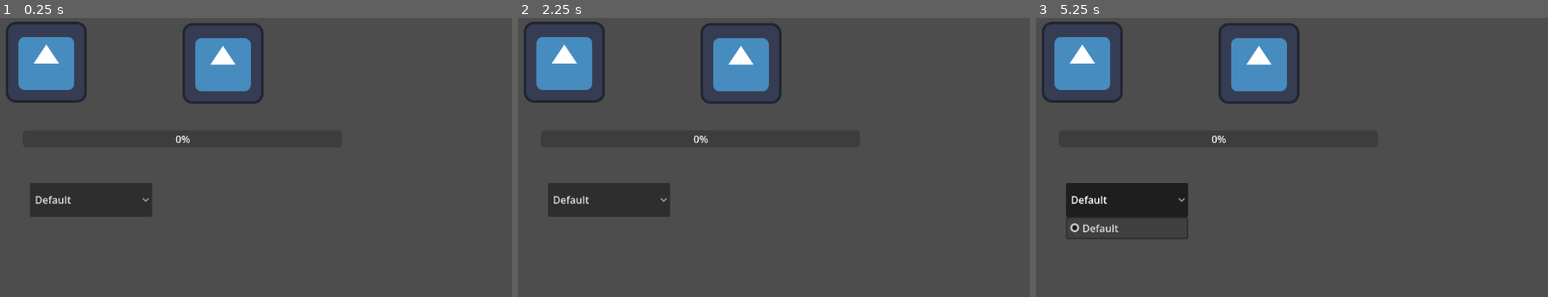
Above: before the commit, frames 1-3 (left to right).
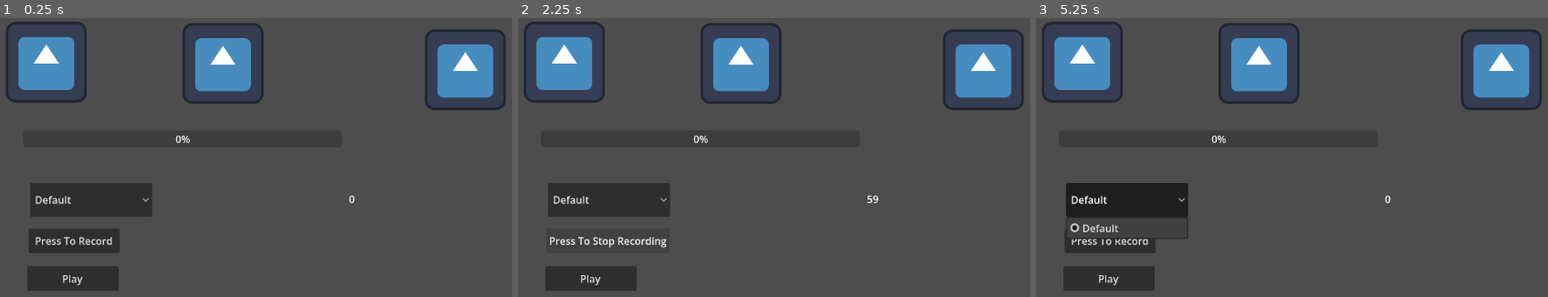
Above: after the commit, the same moments.

Repository: russjohnson09/platform-again
Game: Godot game, scene res://node_2d.tscn
The game is run twice, just before and just after one commit, with the same random seed, the same clock (stepped at 60 frames per second) and the same inputs. The engine's default icon, where the game draws it, is replaced by a stand-in: a white triangle on a blue panel in a dark square.
Inputs (mouse positions are in pixels of both pictures, inside the frame that each line leads up to):
- Up to frame 1 (0.25 s): no input
- Up to frame 2 (2.25 s): click "Default" at 0.5 s; click (983, 71) at 1.27 s; click (589, 241) at 2 s, where only the run after the commit has a clickable "Press To Record"
- Up to frame 3 (5.25 s): click (1128, 241) at 2.75 s, where only the run after the commit has a clickable "Press To Stop Recording"; click (1107, 277) at 3.5 s, where only the run after the commit has a clickable "Play"; click (1107, 277) at 4.25 s, where only the run after the commit has a clickable "Play"; click "Default" at 5 s

The runs differ from the first frame. In frame 1, 5.7% of the frame differs, in the area x 5-99%, y 4-98%; in frame 2, 4.5%; in frame 3, 5.0%.

Commit message:
ignore build

Diff:
--- a/default_bus_layout.tres
+++ b/default_bus_layout.tres
@@ -1,7 +1,4 @@
 [gd_resource type="AudioBusLayout" format=3 uid="uid://b8wr0hwoqop4v"]
-
-[sub_resource type="AudioEffectCapture" id="AudioEffectCapture_j3pel"]
-resource_name = "Capture"
 
 [sub_resource type="AudioEffectRecord" id="AudioEffectRecord_j3pel"]
 resource_name = "Record"
@@ -19,7 +16,5 @@
 bus/2/bypass_fx = false
 bus/2/volume_db = 0.0
 bus/2/send = &"TrappedOutput"
-bus/2/effect/0/effect = SubResource("AudioEffectCapture_j3pel")
+bus/2/effect/0/effect = SubResource("AudioEffectRecord_j3pel")
 bus/2/effect/0/enabled = true
-bus/2/effect/1/effect = SubResource("AudioEffectRecord_j3pel")
-bus/2/effect/1/enabled = true
--- a/node_2d.gd
+++ b/node_2d.gd
@@ -1,11 +1,23 @@
 extends Node2D
+#https://github.com/godotengine/godot-demo-projects/blob/master/audio/mic_record/MicRecord.gd
 #https://www.youtube.com/watch?v=cMEw2XQOgXM
+#  WARNING: servers/audio/audio_server.cpp:1854 - You must enable the project setting "audio/driver/enable_input" to use audio capture.
 
 # Is he using a plugin to automatically set this to an onready var?
 # I do like this that the script doesn't refer to the object directly.
 @onready var progress_bar: ProgressBar = $ProgressBar
 
 @onready var input_device: OptionButton = $InputDevice
+
+@onready var timer_record_limit: Timer = 	$TimerLimitRecord
+
+var recording: AudioStreamWAV
+#var stereo: bool = true
+#var mix_rate := 44100  # This is the default mix rate on recordings.
+#var format := AudioStreamWAV.FORMAT_16_BITS  # This is the default format on recordings.
+
+var is_recording = false
+var record_effect
 
 var recordIndex
 
@@ -30,6 +42,35 @@
 	for input in capture_list:
 		input_device.add_item(input)
 
+	record_effect = AudioServer.get_bus_effect(recordIndex, 0)
+	record_effect.set_recording_active(is_recording)
+	print(record_effect.is_recording_active())
+	print(is_recording)
+
+
+func request_record_permissions() -> void:
+	# Check if the user has already granted the permission
+	if OS.request_permission("RECORD_AUDIO"):
+		print("do record")
+
+
+		pass
+		## Trigger the native Android permission popup dialog box
+		#OS.request_permission("RECORD_AUDIO")
+		#
+		## Pause execution briefly and wait for the user response signal
+		#await get_tree().on_request_permissions_result
+		#
+		## Re-verify the outcome of the user action
+		#if OS.has_permission("RECORD_AUDIO"):
+			#print("Microphone access granted by user.")
+			#setup_audio_recording()
+		#else:
+			#print("Microphone access denied by user.")
+			#show_permission_warning()
+	#else:
+		## Permission is already available from a previous app launch
+		#setup_audio_recording()
 
 
 #https://github.com/godotengine/godot-demo-projects/tree/master/audio/mic_record
@@ -37,14 +78,23 @@
 #https://docs.godotengine.org/en/stable/tutorials/audio/recording_with_microphone.html
 func _process(delta: float) -> void:
 	var current_db = AudioServer.get_bus_peak_volume_left_db(recordIndex, 0)
+#	Converts from decibels to linear energy (audio).
+	# value from 0 - 1 converted from decibels built in godot function
+	var magnitude = db_to_linear(current_db)
+	progress_bar.value = magnitude  * progress_bar.max_value
 
-	print(current_db)
+	$TimerLabel.text = str(int(timer_record_limit.time_left))
 
-#	Converts from decibels to linear energy (audio).
-	# 0 - 1
-	var magnitude = db_to_linear(current_db) * progress_bar.max_value
 
-	progress_bar.value = magnitude
+	#print(record_effect.is_recording_active())
+
+	if record_effect.is_recording_active():
+		#$RecordLabel.text = "Recording"
+		$RecordButton.text = "Press To Stop Recording"
+
+	else:
+		#$RecordLabel.text = ""
+		$RecordButton.text = "Press To Record"
 
 
 
@@ -56,3 +106,69 @@
 
 	AudioServer.set_input_device(capture_list[index])
 	pass # Replace with function body.
+
+#https://github.com/godotengine/godot-demo-projects/blob/master/audio/mic_record/MicRecord.gd
+func start_stop_recording():
+	if not OS.request_permission("RECORD_AUDIO"):
+		return
+
+	if record_effect.is_recording_active():
+		stop_recording()
+		return
+	#is_recording = true
+	record_effect.set_recording_active(true)
+
+	print("do record")
+	timer_record_limit.start(60)
+
+func stop_recording():
+	if not record_effect.is_recording_active():
+		return
+	timer_record_limit.stop()
+
+	recording = record_effect.get_recording()
+
+	# don't mess with these after the fact or lookup how to adjust these properly.
+	#recording.set_mix_rate(mix_rate)
+	#recording.set_format(format)
+	#recording.set_stereo(stereo)
+
+	record_effect.set_recording_active(is_recording)
+
+
+
+
+
+
+func _on_timer_limit_record_timeout() -> void:
+	stop_recording()
+	pass # Replace with function body.
+
+
+func _on_play_button_pressed() -> void:
+	stop_recording()
+
+	if not recording:
+		return
+
+	print_rich("\n[b]Playing recording:[/b] %s" % recording)
+	print_rich("[b]Format:[/b] %s" % ("8-bit uncompressed" if recording.format == 0 else "16-bit uncompressed" if recording.format == 1 else "IMA ADPCM compressed"))
+	print_rich("[b]Mix rate:[/b] %s Hz" % recording.mix_rate)
+	print_rich("[b]Stereo:[/b] %s" % ("Yes" if recording.stereo else "No"))
+	var data := recording.get_data()
+	print_rich("[b]Size:[/b] %s bytes" % data.size())
+	$AudioStreamPlayer2.stream = recording
+	$AudioStreamPlayer2.play()
+
+
+	pass # Replace with function body.
+
+
+func _on_record_button_pressed() -> void:
+	start_stop_recording()
+
+	#if is_recording:
+		##if OS.get_name() == "Android":
+		#start_recording()
+	#else:
+		#stop_recording()
--- a/node_2d.tscn
+++ b/node_2d.tscn
@@ -4,6 +4,8 @@
 [ext_resource type="Texture2D" uid="uid://4q335xxs2p" path="res://icon.svg" id="1_wtcfe"]
 
 [sub_resource type="AudioStreamMicrophone" id="AudioStreamMicrophone_0e48y"]
+
+[sub_resource type="AudioStream" id="AudioStream_0e48y"]
 
 [node name="Node2D" type="Node2D" unique_id=660807159]
 script = ExtResource("1_0e48y")
@@ -19,6 +21,7 @@
 [node name="AudioStreamPlayer" type="AudioStreamPlayer" parent="." unique_id=2051923700]
 stream = SubResource("AudioStreamMicrophone_0e48y")
 autoplay = true
+bus = &"RecordingBus"
 
 [node name="ProgressBar" type="ProgressBar" parent="." unique_id=1937701248]
 offset_left = 42.0
@@ -32,4 +35,42 @@
 offset_right = 246.0
 offset_bottom = 315.0
 
+[node name="TextureButton" type="TextureButton" parent="." unique_id=1232368632]
+offset_left = 677.0
+offset_top = 18.0
+offset_right = 805.0
+offset_bottom = 146.0
+texture_normal = ExtResource("1_wtcfe")
+
+[node name="TimerLimitRecord" type="Timer" parent="." unique_id=214441237]
+
+[node name="TimerLabel" type="Label" parent="." unique_id=332266834]
+offset_left = 557.0
+offset_top = 275.0
+offset_right = 652.0
+offset_bottom = 333.0
+text = "60"
+
+[node name="RecordButton" type="Button" parent="." unique_id=2056210092]
+offset_left = 51.0
+offset_top = 333.0
+offset_right = 195.0
+offset_bottom = 372.0
+text = "Record"
+
+[node name="PlayButton" type="Button" parent="." unique_id=970805628]
+offset_left = 49.0
+offset_top = 393.0
+offset_right = 193.0
+offset_bottom = 432.0
+text = "Play"
+
+[node name="AudioStreamPlayer2" type="AudioStreamPlayer" parent="." unique_id=1750000486]
+stream = SubResource("AudioStream_0e48y")
+autoplay = true
+
 [connection signal="item_selected" from="InputDevice" to="." method="_on_input_device_item_selected"]
+[connection signal="pressed" from="TextureButton" to="." method="_on_texture_button_pressed"]
+[connection signal="timeout" from="TimerLimitRecord" to="." method="_on_timer_limit_record_timeout"]
+[connection signal="pressed" from="RecordButton" to="." method="_on_record_button_pressed"]
+[connection signal="pressed" from="PlayButton" to="." method="_on_play_button_pressed"]
--- a/project.godot
+++ b/project.godot
@@ -15,6 +15,11 @@
 config/features=PackedStringArray("4.6", "GL Compatibility")
 config/icon="res://icon.svg"
 
+[audio]
+
+buses/default_bus_layout="uid://b8wr0hwoqop4v"
+driver/enable_input=true
+
 [physics]
 
 3d/physics_engine="Jolt Physics"
@@ -24,3 +29,4 @@
 rendering_device/driver.windows="d3d12"
 renderer/rendering_method="gl_compatibility"
 renderer/rendering_method.mobile="gl_compatibility"
+textures/vram_compression/import_etc2_astc=true
Not shown, changed: export_presets.cfg
Not shown, changed: .gitignore
Not shown, added: README.md
Not shown, changed: build/web/New Game Project.html
Not shown, changed: build/web/New Game Project.pck
Not shown, added: node_2d.tscn376359664.tmp
Not shown, added: serve.py
